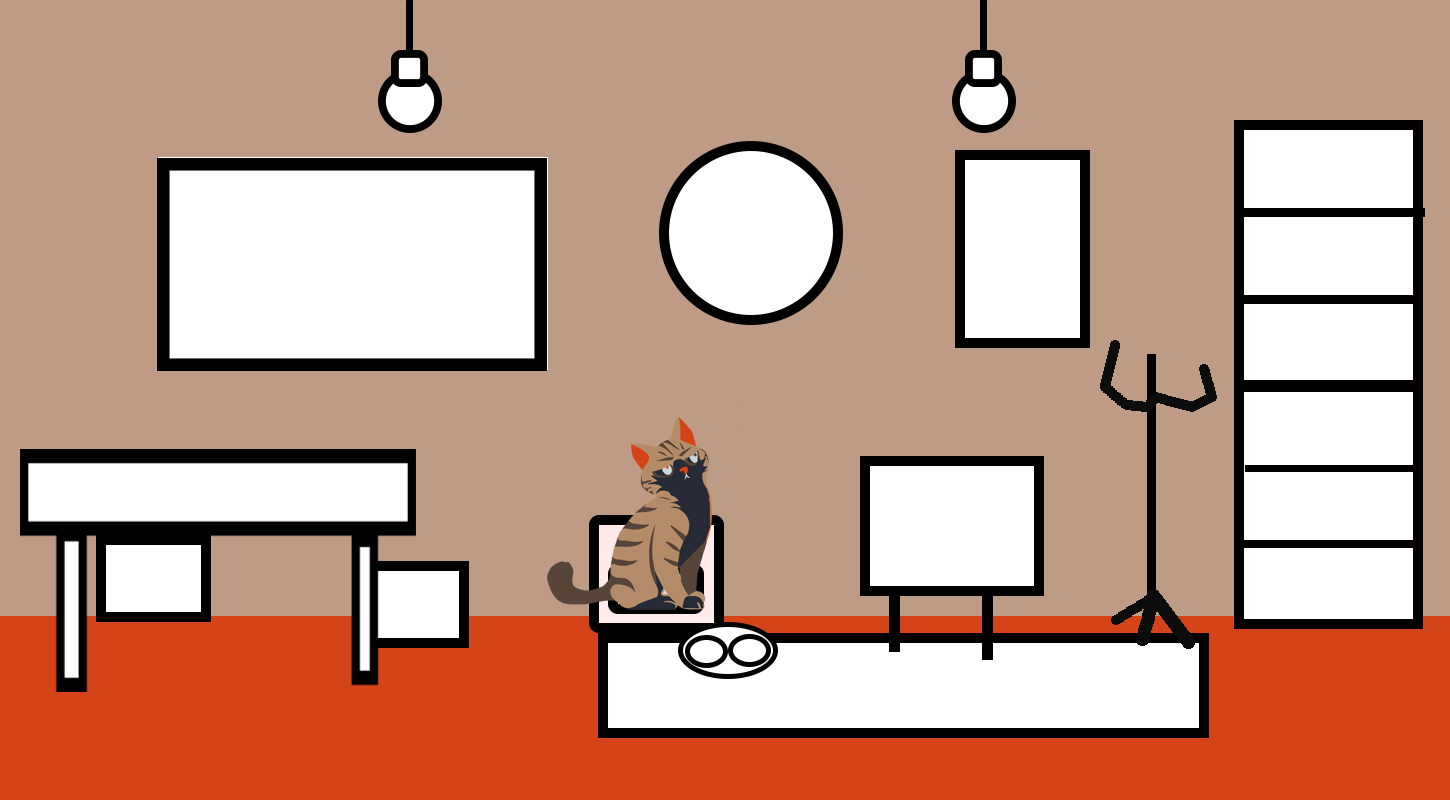
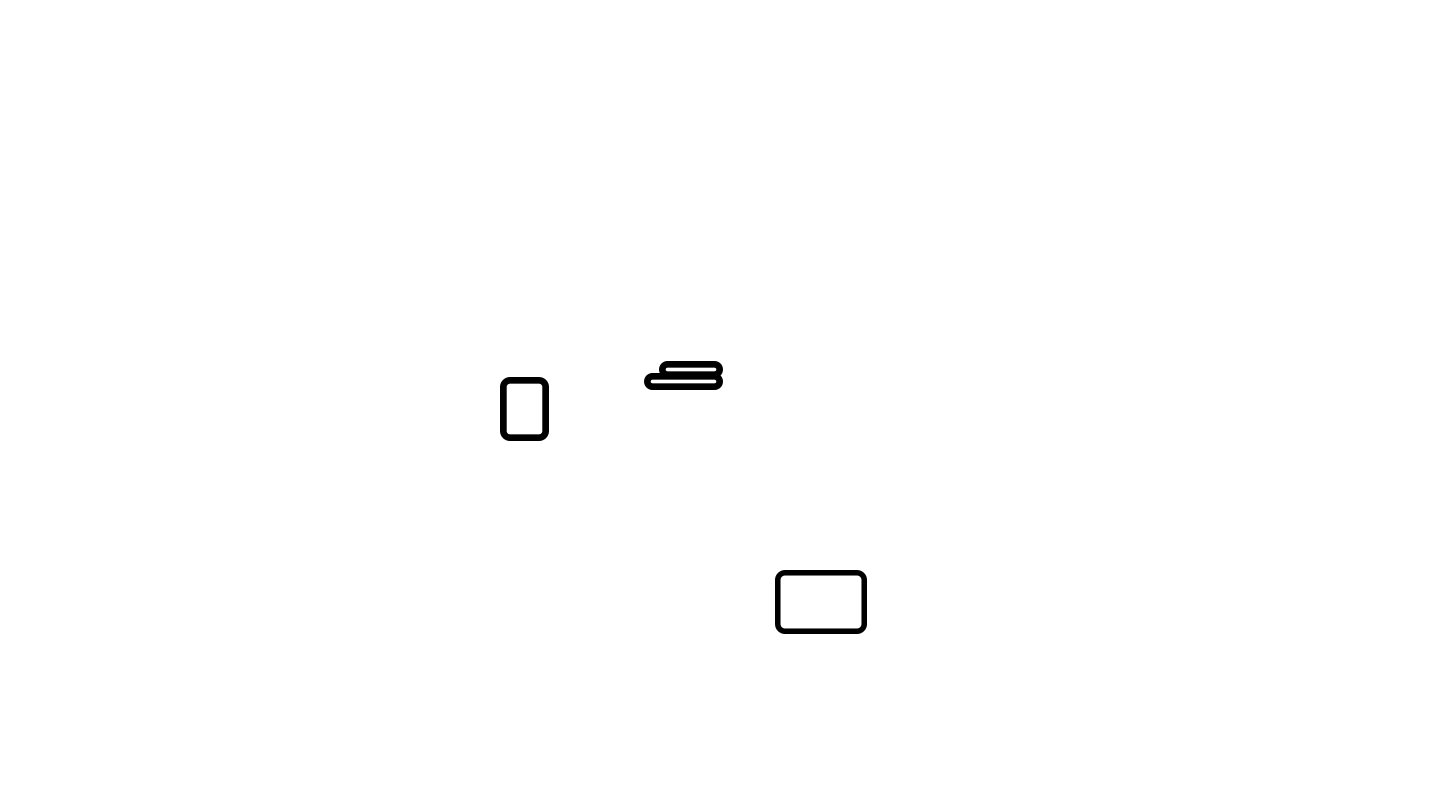
The second w=1450, h=800 image is a revision of the first. Changes to its layers:
added layer "tocino" above "rata" over (644, 361, 723, 390)
added layer "comidagato" above "Lasagna" over (775, 570, 867, 634)
added layer "Leche" above "Nivel 1" over (500, 377, 549, 441)
hid group "Nivel 1" (19 layers) over (0, 0, 1450, 800)
